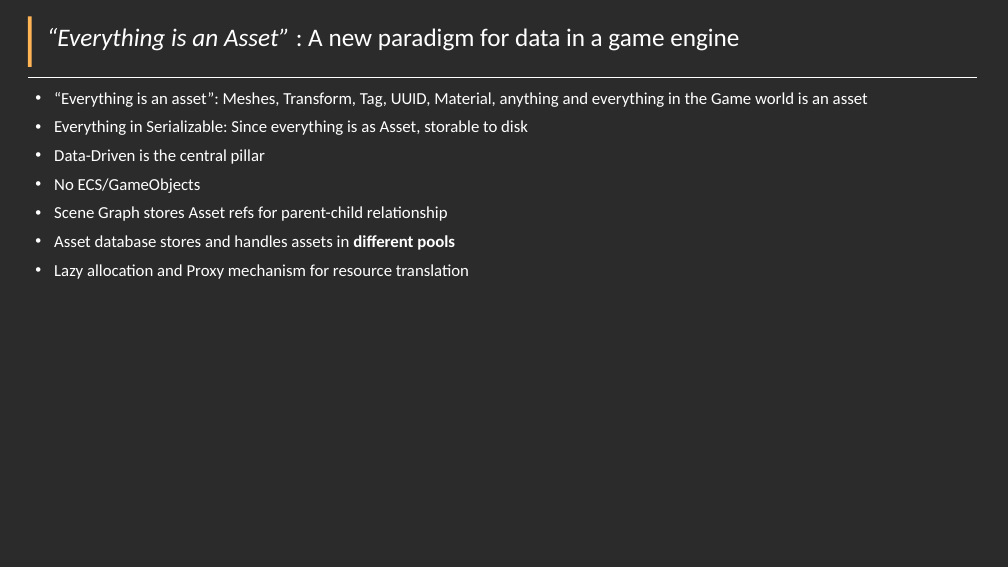
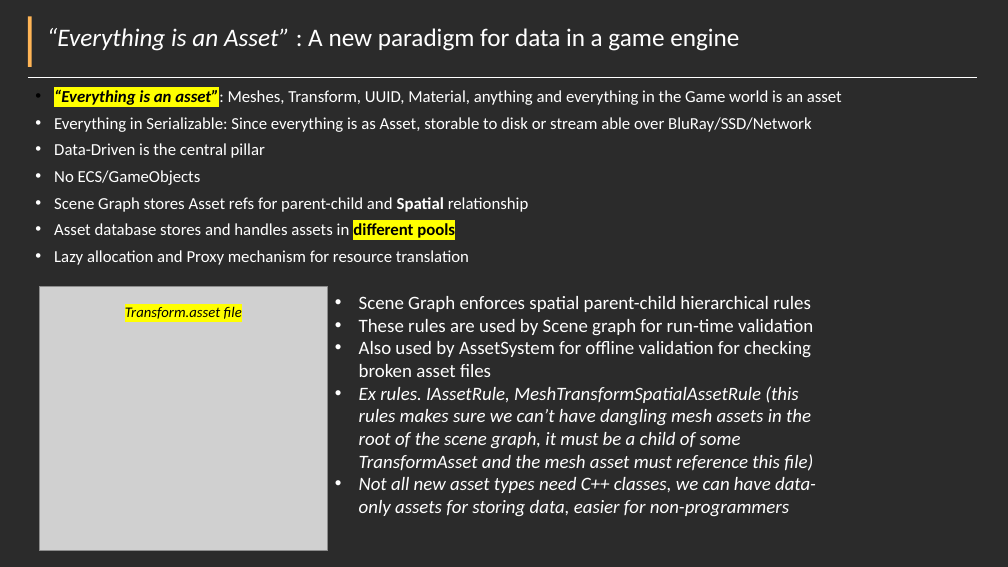
Before and after one commit to Pikachuxxxx/Razix, a slide deck: slide 7 of Docs/Features overview.pptx. Drawn at 1008x567 pixels with LibreOffice and Linux fonts; fonts in the diff are those of the drawing; grey boxes stand for pictures; background and template pictures are left out; a plain dark background stands for a picture behind light text. Boxes give left, top, right and bottom in pixels: in the first picture for what was removed or moved away, otherwise in the second. Text is boxed around its words. In the diff, an @@ line names an element or a change of style, - is before the commit and + after.

Commit message:
Added new asset system data structures and design update in PPT

```diff
--- a/Docs/Features overview.pptx
+++ b/Docs/Features overview.pptx
@@ text at [54,89,842,132]: text changed @@
-• “Everything is an asset”: Meshes, Transform, Tag, UUID, Material, anything and everything in the Game world is an asset
-• Everything in Serializable: Since everything is as Asset, storable to disk
+• “Everything is an asset”: Meshes, Transform, UUID, Material, anything and everything in the Game world is an asset
+• Everything in Serializable: Since everything is as Asset, storable to disk or stream able over BluRay/SSD/Network
@@ text at [54,143,469,265]: text colour #FFFFFF to #000000, highlight none to #FFFF00 in "different pools"; line spacing 0.9 to 0.8 @@
@@ text at [54,197,529,212]: text changed @@
-• Scene Graph stores Asset refs for parent-child relationship
+• Scene Graph stores Asset refs for parent-child and Spatial relationship
@@ picture added at [39,287,327,551] @@
@@ text added at [359,296,816,516], 18 pt, text #FFFFFF, italic @@
+• Scene Graph enforces spatial parent-child hierarchical rules
+• These rules are used by Scene graph for run-time validation
+• Also used by AssetSystem for offline validation for checking broken asset files
+• Ex rules. IAssetRule, MeshTransformSpatialAssetRule (this rules makes sure we can’t have dangling mesh assets in the root of the scene graph, it must be a child of some TransformAsset and the mesh asset must reference this file)
+• Not all new asset types need C++ classes, we can have data-only assets for storing data, easier for non-programmers
@@ text added at [125,306,242,319], 14 pt, text #000000, italic @@
+Transform.asset file
```
Also in this commit, not shown: 7 other files.
